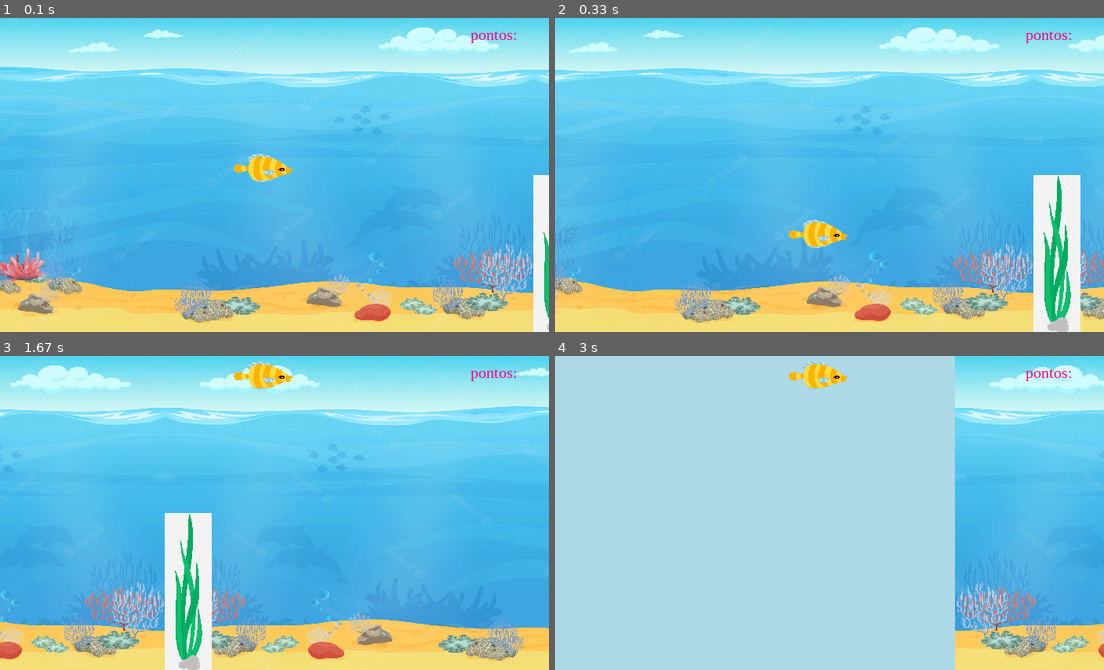
Above: before the commit, frames 1-4 (two rows, left to right).
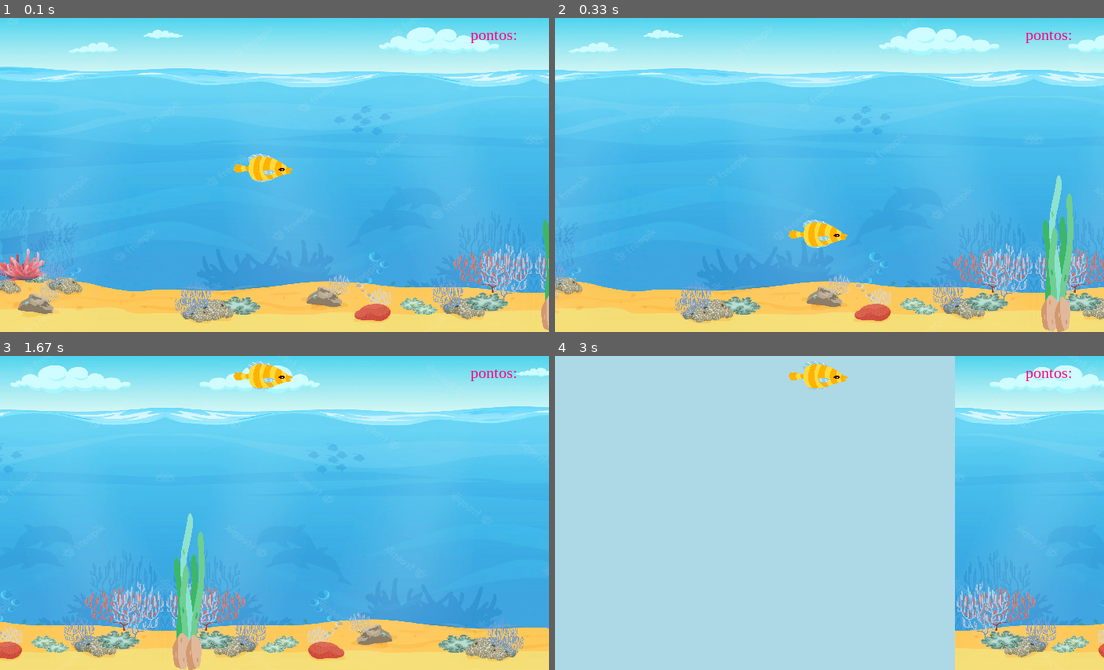
Above: after the commit, the same moments.

Repository: Luiza-Perazzoli/Pygame
Game: pygame game, started from game.py
Two runs of this game, one before a commit and one after it. Both use one fixed random seed, a clock stepped at 60 frames per second and the inputs below.
Inputs:
- Up to frame 1 (0.1 s): no input
- Up to frame 2 (0.33 s): no input
- Up to frame 3 (1.67 s): tap Space at 0.33, 0.73, 1.03, 1.23, 1.57 s
- Up to frame 4 (3 s): tap Space at 1.87, 2.07, 2.37, 2.63, 2.97 s

The runs differ from the first frame. In frame 1, 1.4% of the frame differs, in the area x 97-100%, y 50-100%; in frame 2, 4.3%, in the area x 87-96%, y 50-100%; in frame 3, 4.3%; in frame 4, nothing differs.

Commit message:
alga nova com tamanhos aleatórios

Diff:
--- a/game.py
+++ b/game.py
@@ -5,7 +5,7 @@
 imagem_fundo=r"imagem/fundo do mar - Copia.webp"
 imagem_fundo2= r"imagem/fundo do mar2.webp"
 imagem_peixe=r"imagem/peixe_amarelo.png"
-imagem_alga=r"imagem/alga - Copia.png"
+imagem_alga=r"imagem\alga-png-real.png"
 
 WIDTH = 700
 HEIGHT = 400
@@ -13,6 +13,8 @@
 pygame.init()
 clock = pygame.time.Clock()
 FPS = 30
+
+all_algas = pygame.sprite.Group()
 
 window = pygame.display.set_mode((WIDTH, HEIGHT))
 pygame.display.set_caption('flappy fish')
--- a/sala.py
+++ b/sala.py
@@ -6,7 +6,7 @@
 imagem_fundo=r"imagem/fundo do mar - Copia.webp"
 imagem_fundo2= r"imagem/fundo do mar2.webp"
 imagem_peixe=r"imagem/peixe_amarelo.png"
-imagem_alga=r"imagem/alga - Copia.png"
+imagem_alga=r"imagem\alga-png-real.png"
 WIDTH = 700
 HEIGHT = 400
 
@@ -14,11 +14,13 @@
     def __init__(self,WIDTH,HEIGHT):
         pygame.sprite.Sprite.__init__(self)
 
+        self.alturas_alga = [100,150,200,250,300]
+        self.escala_y = self.alturas_alga[randint(0,4)]
         self.image = pygame.image.load(imagem_alga).convert_alpha()
-        self.image = pygame.transform.scale(self.image, (60, 200))
+        self.image = pygame.transform.scale(self.image, (60, self.escala_y))
         self.rect = self.image.get_rect()
         self.rect.x = WIDTH
-        self.rect.y = HEIGHT-200
+        self.rect.y = HEIGHT-self.escala_y
         self.speedx = -10
         self.speedy = 0
 
Binary file removed: imagem/alga - Copia.png
Binary file added: imagem/alga-png-real-invertida.png
Binary file added: imagem/alga-png-real.png
